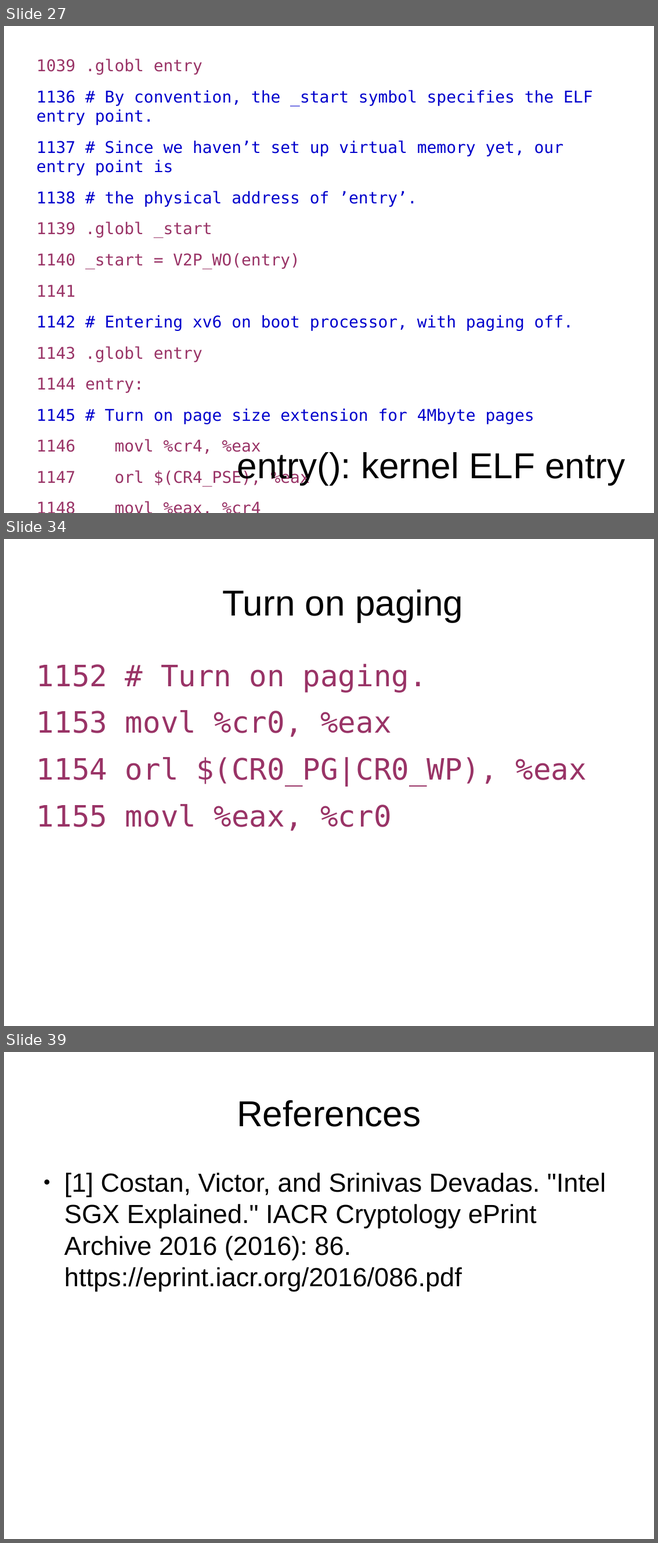
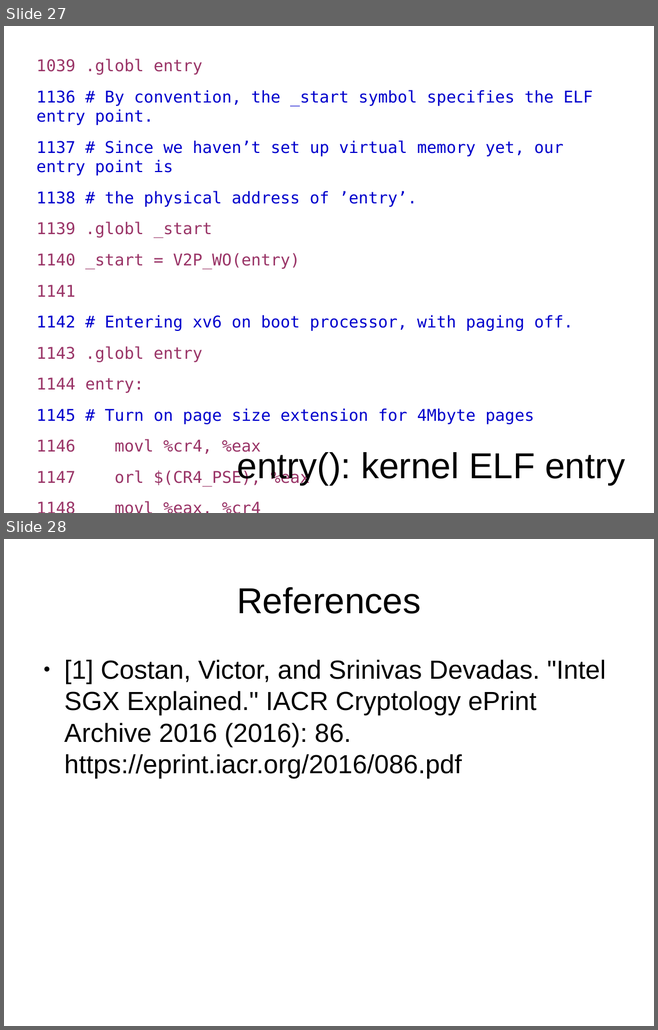
Before and after one commit to antonburtsev/cs5460, a slide deck: lectures/lecture07-system-boot/lecture07-system-boot.odp. Shown one above the other, each under a label of ours: slides 27, 34 and 39 before the commit, slides 27 and 28 after it; the slides between them are not shown. The pictures are 658x1543 and 658x1030 pixels, drawn with LibreOffice and Linux fonts; fonts in the diff are those of the drawing. Boxes give left, top, right and bottom in pixels: in the first picture for what was removed or moved away, otherwise in the second. Text is boxed around its words. In the diff, an @@ line names an element or a change of style, - is before the commit and + after.

```diff
--- a/lectures/lecture07-system-boot/lecture07-system-boot.odp
+++ b/lectures/lecture07-system-boot/lecture07-system-boot.odp
@@ slide 34 removed at [4, 539, 654, 1026], background #FFFFFF @@
@@ title removed at [222, 589, 463, 622] @@
-Turn on paging
@@ text removed at [36, 664, 586, 831] @@
-1152 # Turn on paging.
-1153 movl %cr0, %eax
-1154 orl $(CR0_PG|CR0_WP), %eax
-1155 movl %eax, %cr0
@@ what was slide 39 is now slide 28 @@
```
Also in this commit, not shown: 10 other slides removed, 6 other files.
